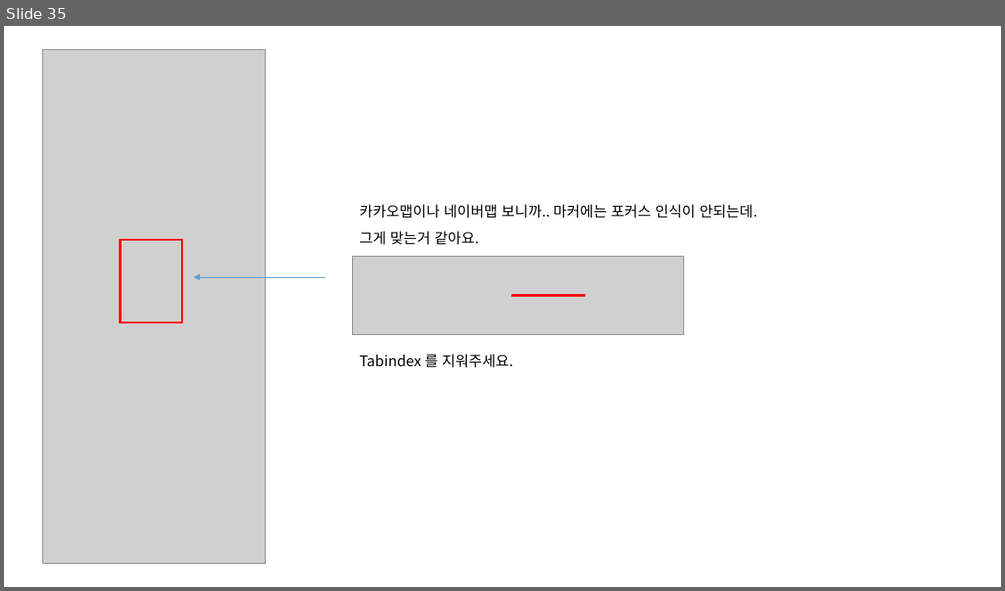
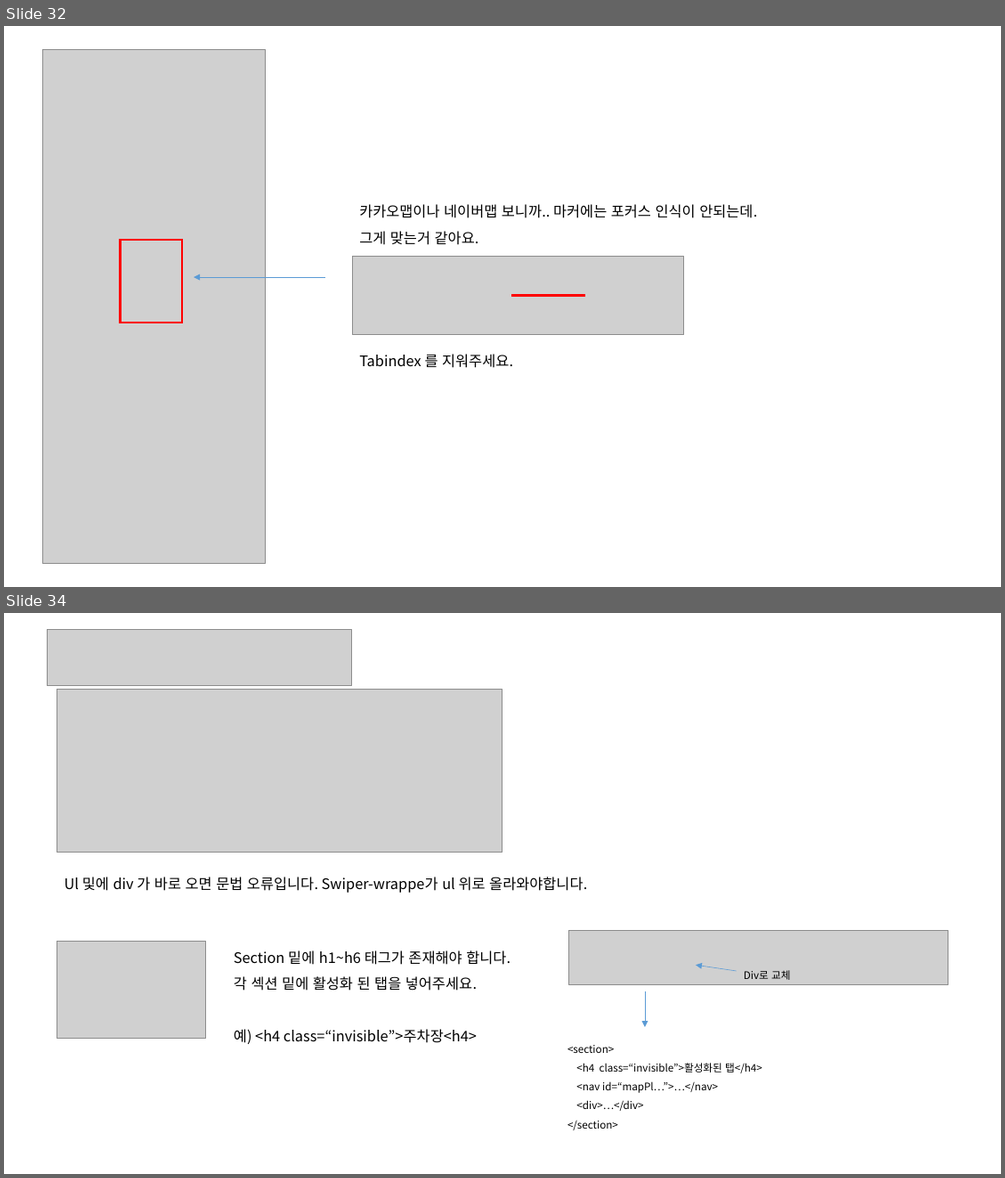
Before and after one commit to jeoungGyy/sejong, a slide deck: ppt/웹접근성 오류 체크(운영).pptx. Shown one above the other, each under a label of ours: slide 35 before the commit, slides 32 and 34 after it; the slides between them are not shown. The pictures are 1005x591 and 1005x1178 pixels, drawn with LibreOffice and Linux fonts; fonts in the diff are those of the drawing; grey boxes stand for pictures. Boxes give left, top, right and bottom in pixels: in the first picture for what was removed or moved away, otherwise in the second. Text is boxed around its words. In the diff, an @@ line names an element or a change of style, - is before the commit and + after.

Commit message:
웹접근성 오류 체크(운영) 추가

```diff
--- a/ppt/웹접근성 오류 체크(운영).pptx
+++ b/ppt/웹접근성 오류 체크(운영).pptx
@@ slide 34 added at <box>4,613,1001,1174</box>, background #FFFFFF @@
@@ picture added at <box>48,629,351,686</box> @@
@@ picture added at <box>57,690,502,852</box> @@
@@ text added at <box>65,876,587,892</box>, 14 pt, text #000000 @@
+Ul 및에 div 가 바로 오면 문법 오류입니다. Swiper-wrappe가 ul 위로 올라와야합니다.
@@ picture added at <box>568,930,947,985</box> @@
@@ picture added at <box>57,941,206,1038</box> @@
@@ text added at <box>234,950,510,1044</box>, 14 pt, text #000000 @@
+Section 밑에 h1~h6 태그가 존재해야 합니다.
+각 섹션 밑에 활성화 된 탭을 넣어주세요.
+예) <h4 class=“invisible”>주차장<h4>
@@ arrow added from (736, 971) to (696, 965), #5B9BD5 0.5 pt @@
@@ text added at <box>744,970,790,980</box>, 10 pt, text #000000 @@
+Div로 교체
@@ arrow added from (645, 991) to (645, 1027), #5B9BD5 0.5 pt @@
@@ text added at <box>567,1045,762,1130</box>, 10 pt, text #000000 @@
+<section>
+<h4 class=“invisible”>활성화된 탭</h4>
+<nav id=“mapPl…”>…</nav>
+<div>…</div>
+</section>
@@ what was slide 35 is now slide 32 @@
```
Also in this commit, not shown: 1 slide changed, 2 other slides added, 2 slides removed.
